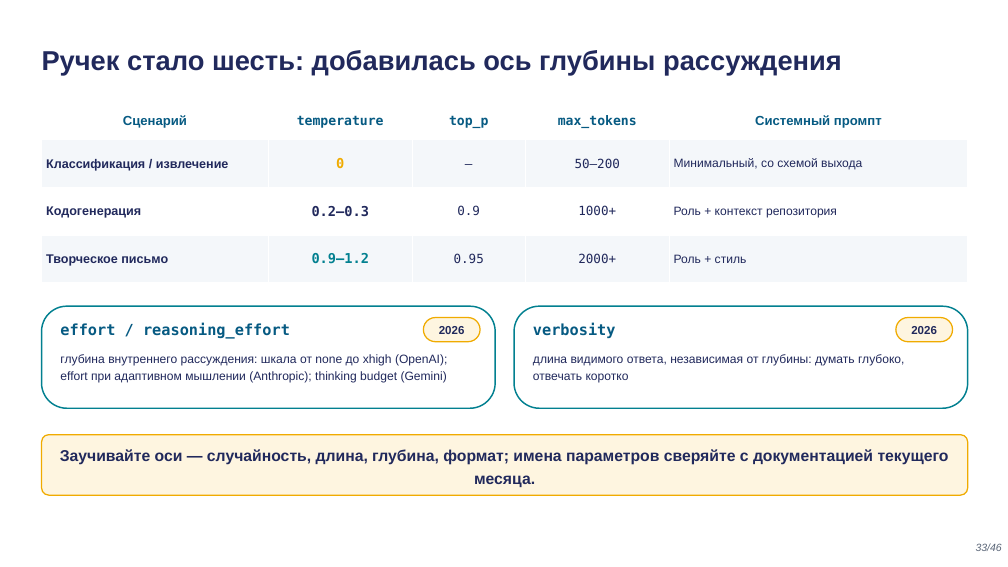
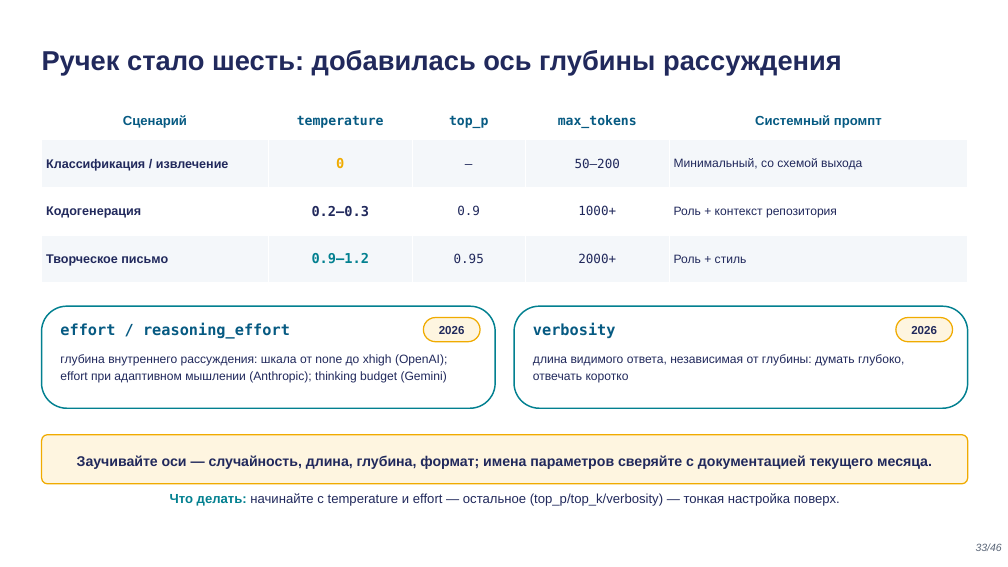
Before and after one commit to tellina-study/AI-usage-lessons, a slide deck: slide 33 of library/lectures/lec-02/rendered/lec-02.pptx. Drawn at 1008x567 pixels with LibreOffice and Linux fonts; fonts in the diff are those of the drawing. Boxes give left, top, right and bottom in pixels: in the first picture for what was removed or moved away, otherwise in the second. Text is boxed around its words. In the diff, an @@ line names an element or a change of style, - is before the commit and + after.

```diff
--- a/library/lectures/lec-02/rendered/lec-02.pptx
+++ b/library/lectures/lec-02/rendered/lec-02.pptx
@@ rounded rectangle: place and size @@
-rounded rectangle at bbox=[42, 435, 968, 495]
+rounded rectangle at bbox=[42, 435, 968, 484]
@@ text "Заучивайте оси — случайность, длина, ..." at bbox=[77, 455, 932, 469]: size 15 to 13.5 pt @@
@@ text added at bbox=[170, 493, 840, 506], 12.5 pt, text #21295C @@
+Что делать: начинайте с temperature и effort — остальное (top_p/top_k/verbosity) — тонкая настройка поверх.
```
Also in this commit, not shown: 7 other slides changed, 12 other files.
